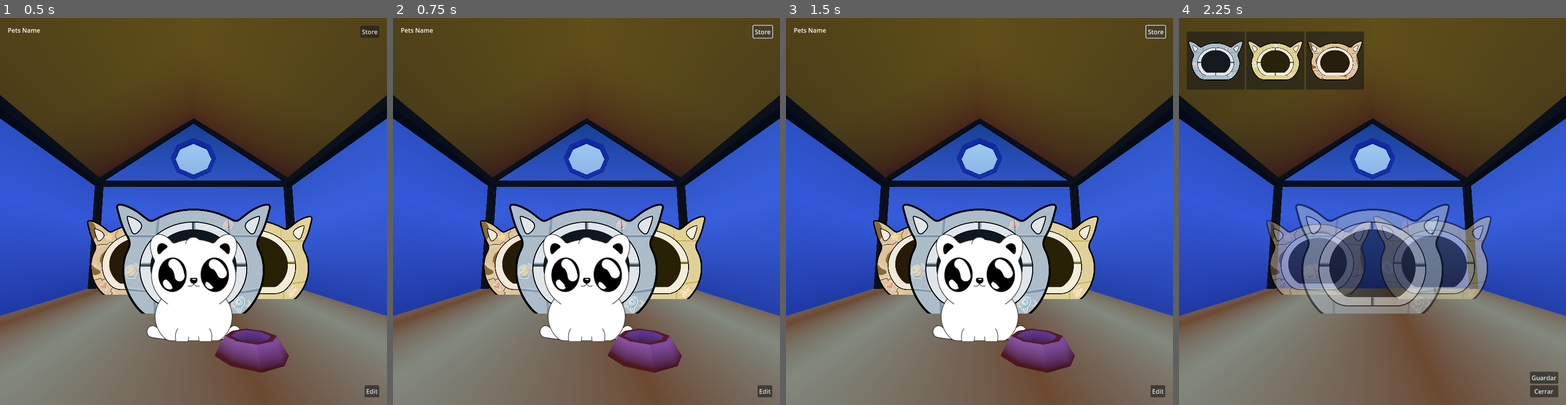
Above: before the commit, frames 1-4 (left to right).
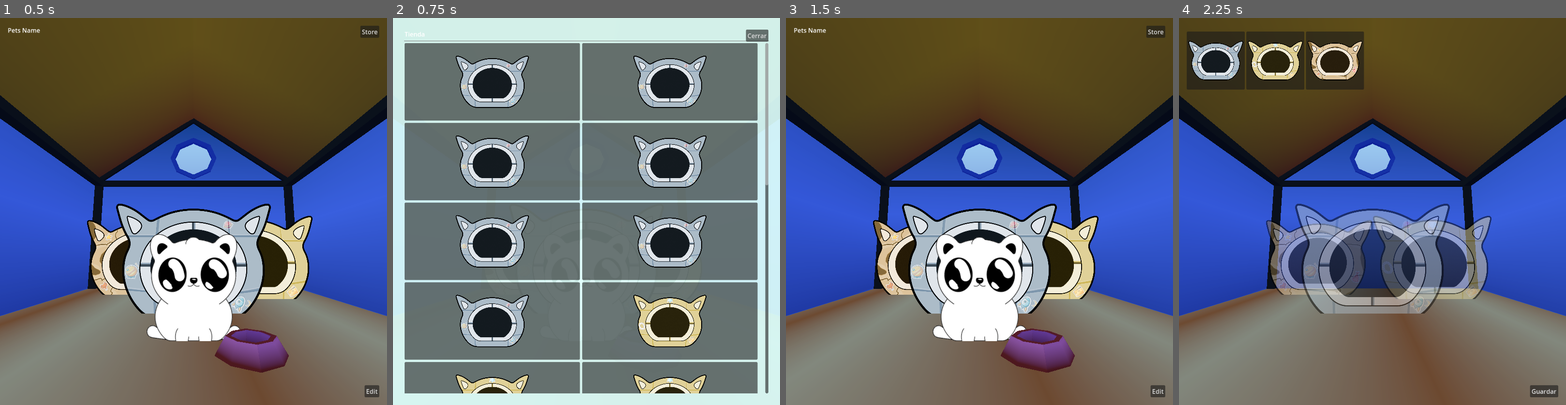
Above: after the commit, the same moments.

Repository: ZergioPC/UMNG_Imaginatio
Game: Godot game, scene res://main.tscn
Same seed, same stepped clock (60 frames per second), same inputs: the game is played once before the commit and once after it.
Inputs (mouse positions are in pixels of both pictures, inside the frame that each line leads up to):
- Up to frame 1 (0.5 s): no input
- Up to frame 2 (0.75 s): click "Store" at 0.5 s
- Up to frame 3 (1.5 s): click (1149, 37) at 1.25 s, where only the run after the commit has a clickable "Cerrar"
- Up to frame 4 (2.25 s): click "Edit" at 2 s

Frame 1 is identical in both runs. In frame 2, 93% of the frame differs, in the area x 0-100%, y 0-100%; in frame 3, less than 0.1%; in frame 4, 0.3%.

Commit message:
FEATURE. Sistema de la tienda y su comunicación con la UI

Diff:
--- a/godot/interface/normal_ui.gd
+++ b/godot/interface/ui_base.gd
@@ -1,19 +1,14 @@
 extends Control
-
 
 # Called when the node enters the scene tree for the first time.
 func _ready() -> void:
 	pass # Replace with function body.
 
 #region SIGNALS - UI BTNs
-
 func _on_edit_btn_button_up() -> void:
 	GameStateManager.change_state(GameStateManager.GameState.EDIT)
 
-func _on_store_button_up() -> void:
-	pass # Replace with function body.
-
-func _on_inventory_button_up() -> void:
-	pass # Replace with function body.
+func _on_store_btn_button_up() -> void:
+	GameStateManager.change_state(GameStateManager.GameState.SHOP)
 
 #endregion
--- a/godot/interface/normal_ui.tscn
+++ b/godot/interface/ui_base.tscn
@@ -1,6 +1,6 @@
 [gd_scene load_steps=2 format=3 uid="uid://dvyyckf4a1ck"]
 
-[ext_resource type="Script" path="res://interface/normal_ui.gd" id="1_7ja8t"]
+[ext_resource type="Script" path="res://interface/ui_base.gd" id="1_7ja8t"]
 
 [node name="NormalUI" type="Control"]
 layout_mode = 3
@@ -35,11 +35,11 @@
 size_flags_vertical = 8
 text = "Edit"
 
-[node name="Store" type="Button" parent="MarginContainer"]
+[node name="StoreBtn" type="Button" parent="MarginContainer"]
 layout_mode = 2
 size_flags_horizontal = 8
 size_flags_vertical = 0
 text = "Store"
 
 [connection signal="button_up" from="MarginContainer/EditBtn" to="." method="_on_edit_btn_button_up"]
-[connection signal="button_up" from="MarginContainer/Store" to="." method="_on_store_button_up"]
+[connection signal="button_up" from="MarginContainer/StoreBtn" to="." method="_on_store_btn_button_up"]
--- a/godot/interface/edit_ui.gd
+++ b/godot/interface/ui_edit.gd
@@ -15,7 +15,4 @@
 func _on_save_btn_button_up() -> void:
 	GameStateManager.change_state(GameStateManager.GameState.PLAY)
 
-func _on_close_btn_button_up() -> void:
-	GameStateManager.change_state(GameStateManager.GameState.PLAY)
-
 #endregion
--- a/godot/interface/edit_ui.tscn
+++ b/godot/interface/ui_edit.tscn
@@ -1,6 +1,6 @@
 [gd_scene load_steps=3 format=3 uid="uid://btxpy2eprqfde"]
 
-[ext_resource type="Script" path="res://interface/edit_ui.gd" id="1_gouhq"]
+[ext_resource type="Script" path="res://interface/ui_edit.gd" id="1_gouhq"]
 [ext_resource type="PackedScene" uid="uid://dyhnpy2ibld41" path="res://interface/ui_inventory.tscn" id="2_v3id6"]
 
 [node name="EditUI" type="Control"]
@@ -38,10 +38,4 @@
 size_flags_vertical = 0
 text = "Guardar"
 
-[node name="CloseBtn" type="Button" parent="MarginContainer/VBoxContainer"]
-layout_mode = 2
-size_flags_vertical = 0
-text = "Cerrar"
-
 [connection signal="button_up" from="MarginContainer/VBoxContainer/SaveBtn" to="." method="_on_save_btn_button_up"]
-[connection signal="button_up" from="MarginContainer/VBoxContainer/CloseBtn" to="." method="_on_close_btn_button_up"]
--- /dev/null
+++ b/godot/interface/ui_store.gd
@@ -0,0 +1,41 @@
+extends Control
+
+@onready var container:GridContainer = $MarginContainer/VBoxContainer/ScrollContainer/MarginContainer/GridItems
+
+func _ready() -> void:
+	drawItems()
+
+func drawItems() -> void:
+	deleteChildrens()
+
+	for item in StoreManager.ITEMS:
+		var btn:Button = Button.new()
+		btn.custom_minimum_size = Vector2i(200,200)
+		btn.button_up.connect(
+			func():
+			print("comprar ",item["id"])
+			drawItems()
+			)
+		btn.size_flags_horizontal = Control.SIZE_EXPAND_FILL
+
+		var rect:TextureRect = TextureRect.new()
+		rect.texture = load(item["texture"])
+		rect.expand_mode = TextureRect.EXPAND_IGNORE_SIZE
+		rect.stretch_mode =TextureRect.STRETCH_KEEP_ASPECT_CENTERED
+		rect.set_anchors_preset(PRESET_FULL_RECT)
+		rect.visible = true
+
+		#if(not item["isUse"]):
+			#rect.modulate = Color(0.0, 0.3, 0.3, 0.5)
+
+		btn.add_child(rect)
+		container.add_child(btn)
+
+func deleteChildrens():
+	if (container.get_child_count() > 0):
+		for child in container.get_children():
+			child.queue_free()
+
+# Signals
+func _on_close_btn_button_up() -> void:
+	GameStateManager.change_state(GameStateManager.GameState.PLAY)
--- /dev/null
+++ b/godot/interface/ui_store.tscn
@@ -0,0 +1,91 @@
+[gd_scene load_steps=3 format=3 uid="uid://bxmg2ouhtoryk"]
+
+[ext_resource type="Script" path="res://interface/ui_store.gd" id="1_feqc0"]
+[ext_resource type="Texture2D" uid="uid://cj4mvlstkoa81" path="res://assets/petHouse/CASA_BASE.png" id="2_mdvr6"]
+
+[node name="StoreUI" type="Control"]
+layout_mode = 3
+anchors_preset = 15
+anchor_right = 1.0
+anchor_bottom = 1.0
+grow_horizontal = 2
+grow_vertical = 2
+script = ExtResource("1_feqc0")
+
+[node name="ColorRect" type="ColorRect" parent="."]
+layout_mode = 1
+anchors_preset = 15
+anchor_right = 1.0
+anchor_bottom = 1.0
+grow_horizontal = 2
+grow_vertical = 2
+color = Color(0.870588, 1, 0.984314, 0.917647)
+
+[node name="MarginContainer" type="MarginContainer" parent="."]
+layout_mode = 1
+anchors_preset = 15
+anchor_right = 1.0
+anchor_bottom = 1.0
+grow_horizontal = 2
+grow_vertical = 2
+theme_override_constants/margin_left = 30
+theme_override_constants/margin_top = 30
+theme_override_constants/margin_right = 30
+theme_override_constants/margin_bottom = 30
+
+[node name="ColorRect" type="ColorRect" parent="MarginContainer"]
+visible = false
+layout_mode = 2
+
+[node name="VBoxContainer" type="VBoxContainer" parent="MarginContainer"]
+layout_mode = 2
+
+[node name="TitleLabel" type="Label" parent="MarginContainer/VBoxContainer"]
+layout_mode = 2
+text = "Tienda
+"
+
+[node name="HSeparator" type="HSeparator" parent="MarginContainer/VBoxContainer"]
+layout_mode = 2
+
+[node name="ScrollContainer" type="ScrollContainer" parent="MarginContainer/VBoxContainer"]
+layout_mode = 2
+size_flags_vertical = 3
+
+[node name="MarginContainer" type="MarginContainer" parent="MarginContainer/VBoxContainer/ScrollContainer"]
+layout_mode = 2
+size_flags_horizontal = 3
+size_flags_vertical = 3
+theme_override_constants/margin_right = 20
+
+[node name="GridItems" type="GridContainer" parent="MarginContainer/VBoxContainer/ScrollContainer/MarginContainer"]
+layout_mode = 2
+size_flags_horizontal = 3
+size_flags_vertical = 3
+theme_override_constants/h_separation = 6
+theme_override_constants/v_separation = 6
+columns = 2
+
+[node name="Button" type="Button" parent="MarginContainer/VBoxContainer/ScrollContainer/MarginContainer/GridItems"]
+custom_minimum_size = Vector2(0, 200)
+layout_mode = 2
+size_flags_horizontal = 3
+
+[node name="TextureRect" type="TextureRect" parent="MarginContainer/VBoxContainer/ScrollContainer/MarginContainer/GridItems/Button"]
+layout_mode = 1
+anchors_preset = 15
+anchor_right = 1.0
+anchor_bottom = 1.0
+grow_horizontal = 2
+grow_vertical = 2
+texture = ExtResource("2_mdvr6")
+expand_mode = 1
+stretch_mode = 5
+
+[node name="CloseBtn" type="Button" parent="MarginContainer"]
+layout_mode = 2
+size_flags_horizontal = 8
+size_flags_vertical = 0
+text = "Cerrar"
+
+[connection signal="button_up" from="MarginContainer/CloseBtn" to="." method="_on_close_btn_button_up"]
--- a/godot/main.gd
+++ b/godot/main.gd
@@ -4,6 +4,7 @@
 @onready var UiNormal:Control = $UI/NormalUI
 @onready var UiEdit:Control = $UI/EditUI
 @onready var menuDialog:Control = $Menus/Dialog
+@onready var menuStore:Control = $Menus/StoreUI
 
 # ELEMENTS
 @onready var Pet:Node3D = $Pet
@@ -14,6 +15,7 @@
 	UiEdit.visible = false
 	UiNormal.visible = true
 	menuDialog.visible = false
+	menuStore.visible = false
 
 	# Elements Settings
 	Pet.visible = true
@@ -31,12 +33,21 @@
 		GameStateManager.GameState.PLAY:
 			UiEdit.visible = false
 			UiNormal.visible = true
+			menuStore.visible = false
 
 			Pet.visible = true
 			Bowl.visible = true
 		GameStateManager.GameState.EDIT:
 			UiEdit.visible = true
 			UiNormal.visible = false
+			menuStore.visible = false
 
 			Pet.visible = false
 			Bowl.visible = false
+		GameStateManager.GameState.SHOP:
+			UiEdit.visible = false
+			UiNormal.visible = false
+			menuStore.visible = true
+
+			Pet.visible = true
+			Bowl.visible = true
--- a/godot/main.tscn
+++ b/godot/main.tscn
@@ -3,12 +3,12 @@
 [ext_resource type="PackedScene" uid="uid://ddert7gotekyl" path="res://elements/house/pet_house.tscn" id="1_cg7f5"]
 [ext_resource type="Script" path="res://main.gd" id="1_dinmt"]
 [ext_resource type="PackedScene" uid="uid://cj8rkxlejth62" path="res://elements/pet/pet.tscn" id="2_iko1k"]
-[ext_resource type="Script" path="res://scripts/propsScene.gd" id="3_eobgp"]
 [ext_resource type="Shader" path="res://sky.gdshader" id="4_abp7a"]
 [ext_resource type="PackedScene" uid="uid://bck7k2v6uorw" path="res://elements/bowl/Bowl.tscn" id="4_vtjpd"]
-[ext_resource type="PackedScene" uid="uid://dvyyckf4a1ck" path="res://interface/normal_ui.tscn" id="6_bxd2p"]
-[ext_resource type="PackedScene" uid="uid://b374gor5ahpyo" path="res://interface/dialog.tscn" id="7_63ldi"]
-[ext_resource type="PackedScene" uid="uid://btxpy2eprqfde" path="res://interface/edit_ui.tscn" id="8_hgghc"]
+[ext_resource type="PackedScene" uid="uid://dvyyckf4a1ck" path="res://interface/ui_base.tscn" id="6_bxd2p"]
+[ext_resource type="PackedScene" uid="uid://b374gor5ahpyo" path="res://interface/ui_dialog.tscn" id="7_63ldi"]
+[ext_resource type="PackedScene" uid="uid://bxmg2ouhtoryk" path="res://interface/ui_store.tscn" id="8_5iyj0"]
+[ext_resource type="PackedScene" uid="uid://btxpy2eprqfde" path="res://interface/ui_edit.tscn" id="8_hgghc"]
 
 [sub_resource type="ShaderMaterial" id="ShaderMaterial_tp8io"]
 shader = ExtResource("4_abp7a")
@@ -30,7 +30,6 @@
 metadata/_edit_lock_ = true
 
 [node name="Props" type="Node3D" parent="."]
-script = ExtResource("3_eobgp")
 
 [node name="Pet" parent="." instance=ExtResource("2_iko1k")]
 metadata/_edit_lock_ = true
@@ -47,10 +46,12 @@
 
 [node name="UI" type="CanvasLayer" parent="."]
 
+[node name="NormalUI" parent="UI" instance=ExtResource("6_bxd2p")]
+
 [node name="EditUI" parent="UI" instance=ExtResource("8_hgghc")]
-
-[node name="NormalUI" parent="UI" instance=ExtResource("6_bxd2p")]
 
 [node name="Menus" type="CanvasLayer" parent="."]
 
+[node name="StoreUI" parent="Menus" instance=ExtResource("8_5iyj0")]
+
 [node name="Dialog" parent="Menus" instance=ExtResource("7_63ldi")]
--- a/godot/project.godot
+++ b/godot/project.godot
@@ -23,10 +23,12 @@
 
 [autoload]
 
-GameStateManager="*res://scripts/GameStateManager.gd"
 SaveDataManager="*res://scripts/SaveDataManager.gd"
+UserManager="*res://scripts/UserManager.gd"
+StoreManager="*res://scripts/StoreManager.gd"
 InventoryManager="*res://scripts/InventoryManager.gd"
 PropsManager="*res://scripts/PropsManager.gd"
+GameStateManager="*res://scripts/GameStateManager.gd"
 
 [display]
 
--- a/godot/props/item/item.gd
+++ /dev/null
@@ -1,98 +0,0 @@
-extends Node3D
-
-const LIMITES = {
-	"min":Vector3(-2.0, 0.0,-3.2),
-	"max":Vector3( 2.0, 0.0,-1.0)
-}
-
-# Reference to the camera
-@onready var camera = get_viewport().get_camera_3d()
-
-var size:Vector3 = Vector3(2.0, 1.6, 1.0)
-
-# Dragging state
-var is_dragging = false
-var drag_offset = Vector3.ZERO
-var y_position = 0.0
-
-var startDragPos:Vector2 = Vector2(0,0)
-var itemStartPos:Vector3 = Vector3(0,0,0)
-
-func _ready() -> void:
-	itemStartPos = global_position
-
-func _input(event):
-	if event is InputEventMouseButton:
-		if event.button_index == MOUSE_BUTTON_LEFT:
-			if event.pressed:
-				# Check if we clicked on this object
-				var ray_result = raycast_from_mouse(event.position)
-				startDragPos = event.position
-
-				# Debug: Print what we hit
-				#if ray_result:
-					#print("Hit: ", ray_result.collider.name)
-				#else:
-					#print("Nothing hit")
-
-				# Check if we hit this node or any of its children
-				if ray_result and is_our_object(ray_result.collider):
-					start_dragging(ray_result.position)
-			else:
-				# Stop dragging
-				itemStartPos = global_position
-				is_dragging = false
-
-	elif event is InputEventMouseMotion and is_dragging:
-		update_position(event.position)
-
-func is_our_object(collider: Node) -> bool:
-	# Check if the collider is this node or a child of this node
-	# In case of be more deep in the tree node
-	"""
-	var node = collider
-	while node:
-		if node == self:
-			return true
-		node = node.get_parent()
-	#return false
-	"""
-	return collider == self
-
-func raycast_from_mouse(mouse_pos: Vector2) -> Dictionary:
-	if not camera:
-		print("No camera found!")
-		return {}
-
-	var from = camera.project_ray_origin(mouse_pos)
-	var to = from + camera.project_ray_normal(mouse_pos) * 1000
-
-	var space_state = get_world_3d().direct_space_state
-	var query = PhysicsRayQueryParameters3D.create(from, to)
-
-	# Make sure we're checking the right collision layers
-	# By default, layer 1 is checked. Adjust if needed:
-	# query.collision_mask = 1
-
-	var result = space_state.intersect_ray(query)
-	return result
-
-func start_dragging(hit_position: Vector3):
-	print(hit_position)
-	is_dragging = true
-	y_position = global_position.y
-	drag_offset = global_position - hit_position
-
-func update_position(mouse_pos: Vector2):
-	var smothness = 0.005
-	global_position.x = clamp(
-		itemStartPos.x - (startDragPos.x - mouse_pos.x) * smothness,
-		LIMITES["min"].x + size.x * 0.43,
-		LIMITES["max"].x - size.x * 0.43
-	)
-	global_position.z = clamp(
-		itemStartPos.z - (startDragPos.y - mouse_pos.y) * smothness,
-		LIMITES["min"].z, LIMITES["max"].z
-	)
-
-	print(global_position)
--- a/godot/props/item/item.tscn
+++ /dev/null
@@ -1,19 +0,0 @@
-[gd_scene load_steps=4 format=3 uid="uid://dbydsiqglpfpn"]
-
-[ext_resource type="Texture2D" uid="uid://cj4mvlstkoa81" path="res://assets/petHouse/CASA_BASE.png" id="1_lba87"]
-[ext_resource type="Script" path="res://props/item/item.gd" id="1_u7aj6"]
-
-[sub_resource type="BoxShape3D" id="BoxShape3D_pde0w"]
-size = Vector3(2, 1.6, 1)
-
-[node name="Item" type="StaticBody3D"]
-script = ExtResource("1_u7aj6")
-
-[node name="CollisionShape3D" type="CollisionShape3D" parent="."]
-transform = Transform3D(1, 0, 0, 0, 1, 0, 0, 0, 1, 0, 0.8, 0)
-shape = SubResource("BoxShape3D_pde0w")
-
-[node name="Sprite3D" type="Sprite3D" parent="."]
-transform = Transform3D(0.21797, 0, 0, 0, 0.21797, 0, 0, 0, 0.21797, 0, 0, 0)
-offset = Vector2(0, 300)
-texture = ExtResource("1_lba87")
--- a/godot/scripts/GameStateManager.gd
+++ b/godot/scripts/GameStateManager.gd
@@ -5,6 +5,7 @@
 	IDLE,
 	PLAY,
 	EDIT,
+	SHOP,
 	FEEDING,
 	PETTING
 }
@@ -45,4 +46,8 @@
 			print("Modo edicion activado")
 			# Show furniture catalog, enable placement mode
 			pass
+		GameState.SHOP:
+			print("Modo shopping activado")
+			# Show furniture catalog, enable placement mode
+			pass
 #endregion
--- /dev/null
+++ b/godot/scripts/StoreManager.gd
@@ -0,0 +1,44 @@
+extends Node
+
+var ITEMS:Array[Dictionary] = []
+
+func _ready() -> void:
+	loadItems()
+
+func loadItems() -> void:
+	const path = "res://assets/petHouse/"
+	var auxData = [
+		{
+			"id": 0,
+			"name":"Casa espacial",
+			"price":4,
+			"texture":path + "CASA_ESP.png",
+			"isUse":randf() < 0.5,
+			"pos":Vector3(0,0,-1),
+			"scale":Vector3(1000,1000,0.5)
+		},{
+			"id": 1,
+			"name":"Casa Millos",
+			"price":4,
+			"texture":path + "CASA_MLL.png",
+			"isUse":randf() < 0.5,
+			"pos":Vector3(1,0,-2),
+			"scale":Vector3(1000,1000,0.5)
+		},{
+			"id": 2,
+			"name":"Casa Vaquera",
+			"price":4,
+			"texture":path + "CASA_VAK.png",
+			"isUse":randf() < 0.5,
+			"pos":Vector3(-1,0,-2.5),
+			"scale":Vector3(1000,1000,0.5)
+		}
+	]
+	for item in auxData:
+		ITEMS.append(item)
+		ITEMS.append(item)
+		ITEMS.append(item)
+		ITEMS.append(item)
+		ITEMS.append(item)
+		ITEMS.append(item)
+		ITEMS.append(item)
--- /dev/null
+++ b/godot/scripts/UserManager.gd
@@ -0,0 +1,7 @@
+extends Node
+
+var PET_NAME:String = ""
+var MONEY:int = 0
+
+func _ready() -> void:
+	pass # Replace with function body.
--- a/godot/scripts/propsScene.gd
+++ /dev/null
@@ -1,4 +0,0 @@
-extends Node3D
-
-func _ready() -> void:
-	pass
Renamed: godot/interface/dialog.tscn -> godot/interface/ui_dialog.tscn
